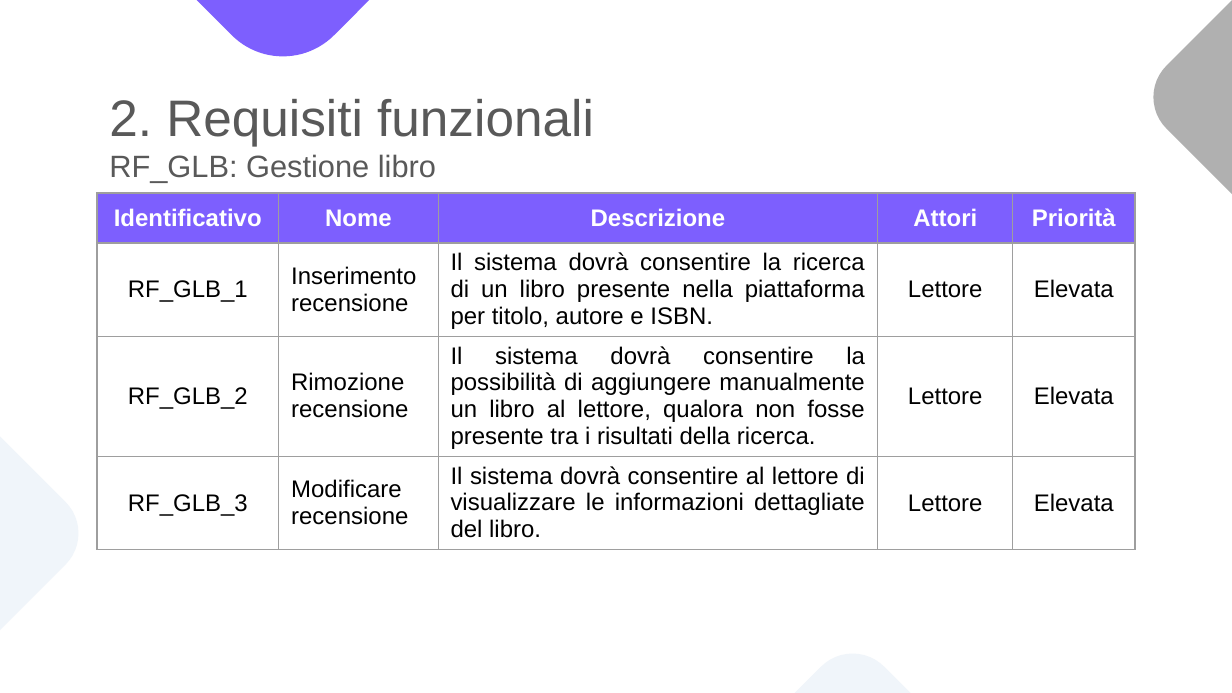
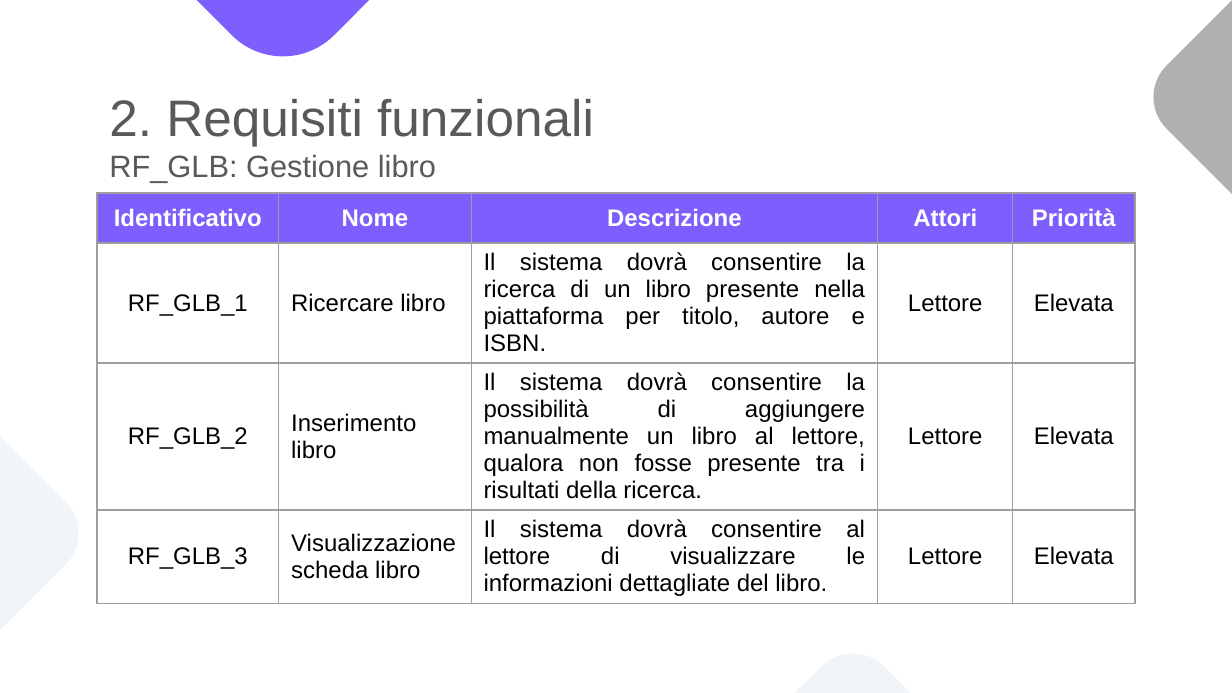
Before and after one commit to notjuary/Bookster_Classe03, a slide deck: slide 12 of DOC/Presentazione.pptx. Drawn at 1232x693 pixels with LibreOffice and Linux fonts; fonts in the diff are those of the drawing. Boxes give left, top, right and bottom in pixels: in the first picture for what was removed or moved away, otherwise in the second. Text is boxed around its words. In the diff, an @@ line names an element or a change of style, - is before the commit and + after.

```diff
--- a/DOC/Presentazione.pptx
+++ b/DOC/Presentazione.pptx
@@ table at (97, 193, 1136, 626) @@
-row 2, column 2: Inserimento recensione
+row 2, column 2: Ricercare libro
-row 3, column 2: Rimozione / recensione
+row 3, column 2: Inserimento libro
-row 4, column 2: Modificare / recensione
+row 4, column 2: Visualizzazione scheda libro
```
Also in this commit, not shown: 17 other slides changed, 14 slides added, 3 slides removed.
